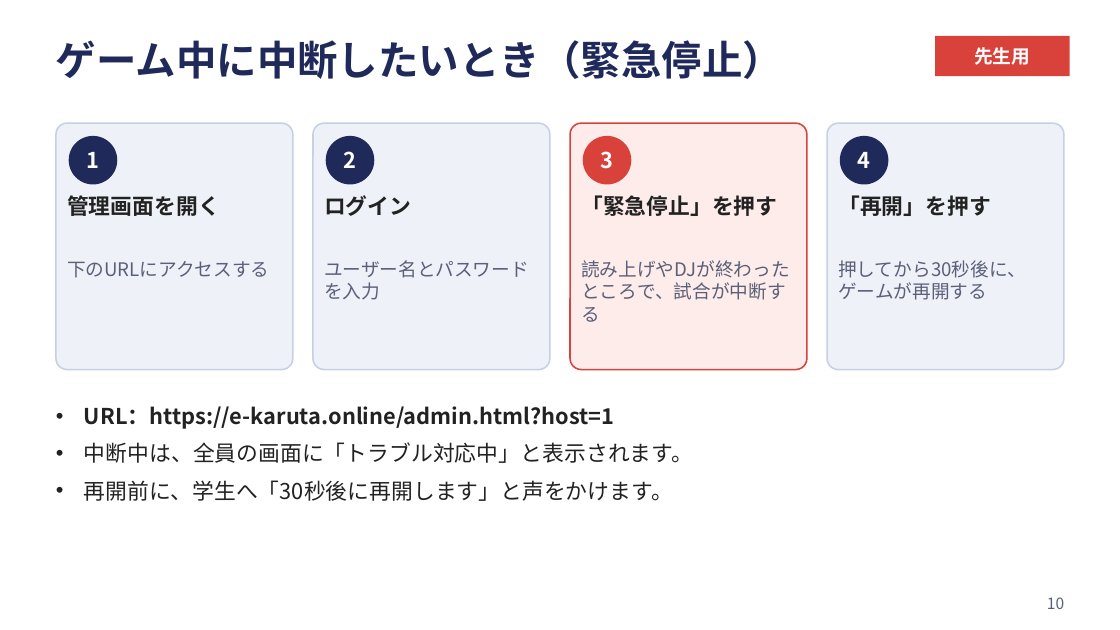
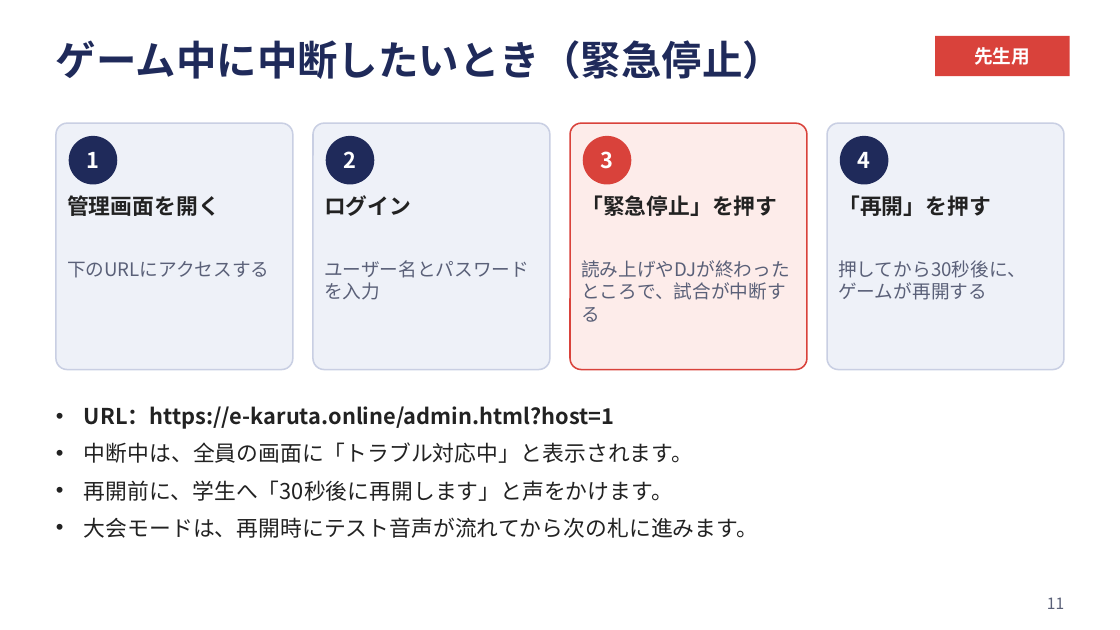
Before and after one commit to watanabekou0708-bot/e-karuta, a slide deck: slide 11 of 手順書/当日手順書_先生用.pptx (slide 10 before the commit). Drawn at 1120x630 pixels with LibreOffice and Linux fonts; fonts in the diff are those of the drawing. Boxes give left, top, right and bottom in pixels: in the first picture for what was removed or moved away, otherwise in the second. Text is boxed around its words. In the diff, an @@ line names an element or a change of style, - is before the commit and + after.

```diff
--- a/手順書/当日手順書_先生用.pptx
+++ b/手順書/当日手順書_先生用.pptx
@@ text at (84,517,758,538): paragraph added @@
+• 大会モードは、再開時にテスト音声が流れてから次の札に進みます。
@@ page number at (1047,597,1064,609): text changed @@
-10
+11
```
Also in this commit, not shown: 10 other slides changed, 1 slide added, 9 other files.
